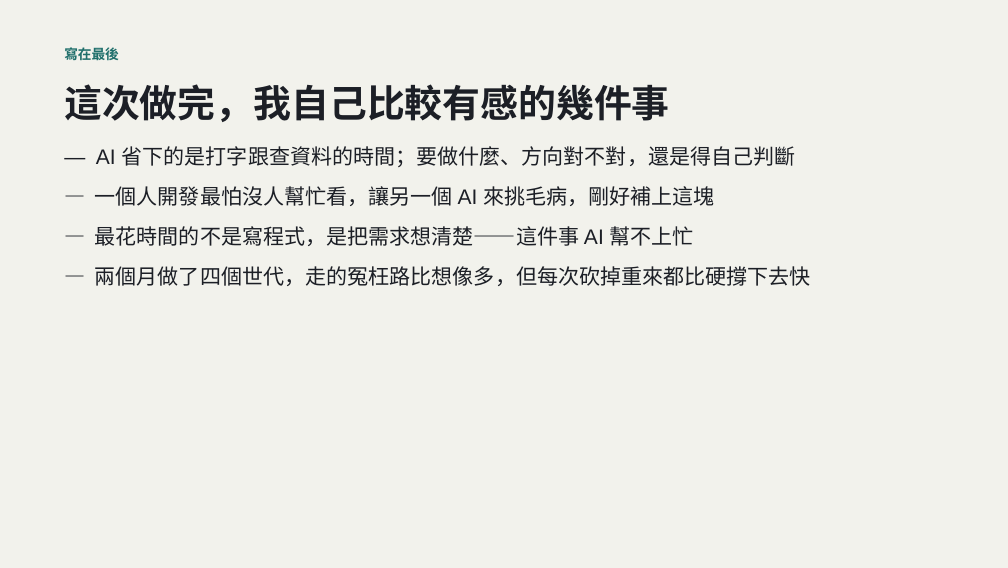
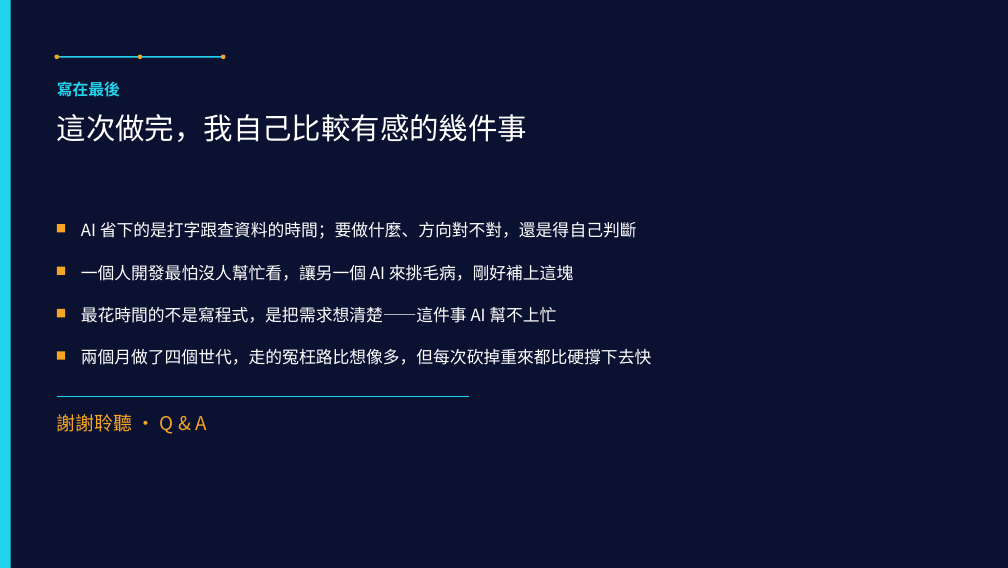
Before and after one commit to LinGaOscar/Spring-MissionBoard, a slide deck: slide 27 of docs/從HTML到SaaS_AI開發技巧回顧.pptx. Drawn at 1008x568 pixels with LibreOffice and Linux fonts; fonts in the diff are those of the drawing. Boxes give left, top, right and bottom in pixels: in the first picture for what was removed or moved away, otherwise in the second. Text is boxed around its words. In the diff, an @@ line names an element or a change of style, - is before the commit and + after.

Commit message:
docs: 簡報全 27 頁視覺重新設計
改用深靛藍／電光青／琥珀黃色系，封面與收尾 Q&A 頁改深色背景。開發歷程頁改時間軸視覺、數字統計頁改 KPI 儀表板風格、開發流程頁改流程圖、SaaS 與重構動機兩頁改左右對照面板。真實對話紀錄兩頁重新核對原始群組圖形裡的逐字內容，避免上次擷取遺漏。畫面截圖統一加外框與角標。內容全部沿用原文，純視覺改版。

```diff
--- a/docs/從HTML到SaaS_AI開發技巧回顧.pptx
+++ b/docs/從HTML到SaaS_AI開發技巧回顧.pptx
@@ background #F2F2EC to #0B1130 @@
@@ rectangle added at (0, 0, 11, 568), fill #22D3EE @@
@@ ellipse added at (54, 54, 59, 59), fill #F5A524 @@
@@ line added from (57, 57) to (223, 57), #22D3EE 1.5 pt @@
@@ ellipse added at (138, 54, 142, 59), fill #F5A524 @@
@@ ellipse added at (221, 54, 226, 59), fill #F5A524 @@
@@ text "寫在最後": place and size @@
-text "寫在最後" at (64, 47, 119, 60)
+text "寫在最後" at (57, 81, 120, 97)
@@ text "寫在最後" at (57, 81, 120, 97): size 13 to 15 pt, font Arial to Courier New, text colour #1F6F6B to #22D3EE @@
@@ text "這次做完，我自己比較有感的幾件事": place and size @@
-text "這次做完，我自己比較有感的幾件事" at (64, 84, 669, 122)
+text "這次做完，我自己比較有感的幾件事" at (57, 114, 527, 142)
@@ text "這次做完，我自己比較有感的幾件事" at (57, 114, 527, 142): size 36 to 28 pt, font Arial to Noto Sans CJK SC, text colour #1C1F26 to #FFFFFF, bold off @@
@@ rectangle added at (57, 224, 65, 232), fill #F5A524 @@
@@ text added at (81, 222, 637, 239), 16 pt, text #FFFFFF @@
+AI 省下的是打字跟查資料的時間；要做什麼、方向對不對，還是得自己判斷
@@ rectangle added at (57, 266, 65, 275), fill #F5A524 @@
@@ text added at (81, 265, 574, 281), 16 pt, text #FFFFFF @@
+一個人開發最怕沒人幫忙看，讓另一個 AI 來挑毛病，剛好補上這塊
@@ rectangle added at (57, 309, 65, 317), fill #F5A524 @@
@@ text at (81, 307, 556, 323): text changed; size 20 to 16 pt; font Arial to Noto Sans CJK SC; text colour #1C1F26 to #FFFFFF @@
-— AI 省下的是打字跟查資料的時間；要做什麼、方向對不對，還是得自己判斷
-— 一個人開發最怕沒人幫忙看，讓另一個 AI 來挑毛病，剛好補上這塊
-— 最花時間的不是寫程式，是把需求想清楚——這件事 AI 幫不上忙
-— 兩個月做了四個世代，走的冤枉路比想像多，但每次砍掉重來都比硬撐下去快
+最花時間的不是寫程式，是把需求想清楚——這件事 AI 幫不上忙
@@ rectangle added at (57, 351, 65, 359), fill #F5A524 @@
@@ text added at (81, 349, 651, 365), 16 pt, text #FFFFFF @@
+兩個月做了四個世代，走的冤枉路比想像多，但每次砍掉重來都比硬撐下去快
@@ line added from (57, 397) to (469, 397), #22D3EE 1 pt @@
@@ text added at (57, 414, 207, 434), 18 pt, text #F5A524 @@
+謝謝聆聽 · Q & A
```
Also in this commit, not shown: 26 other slides changed.
